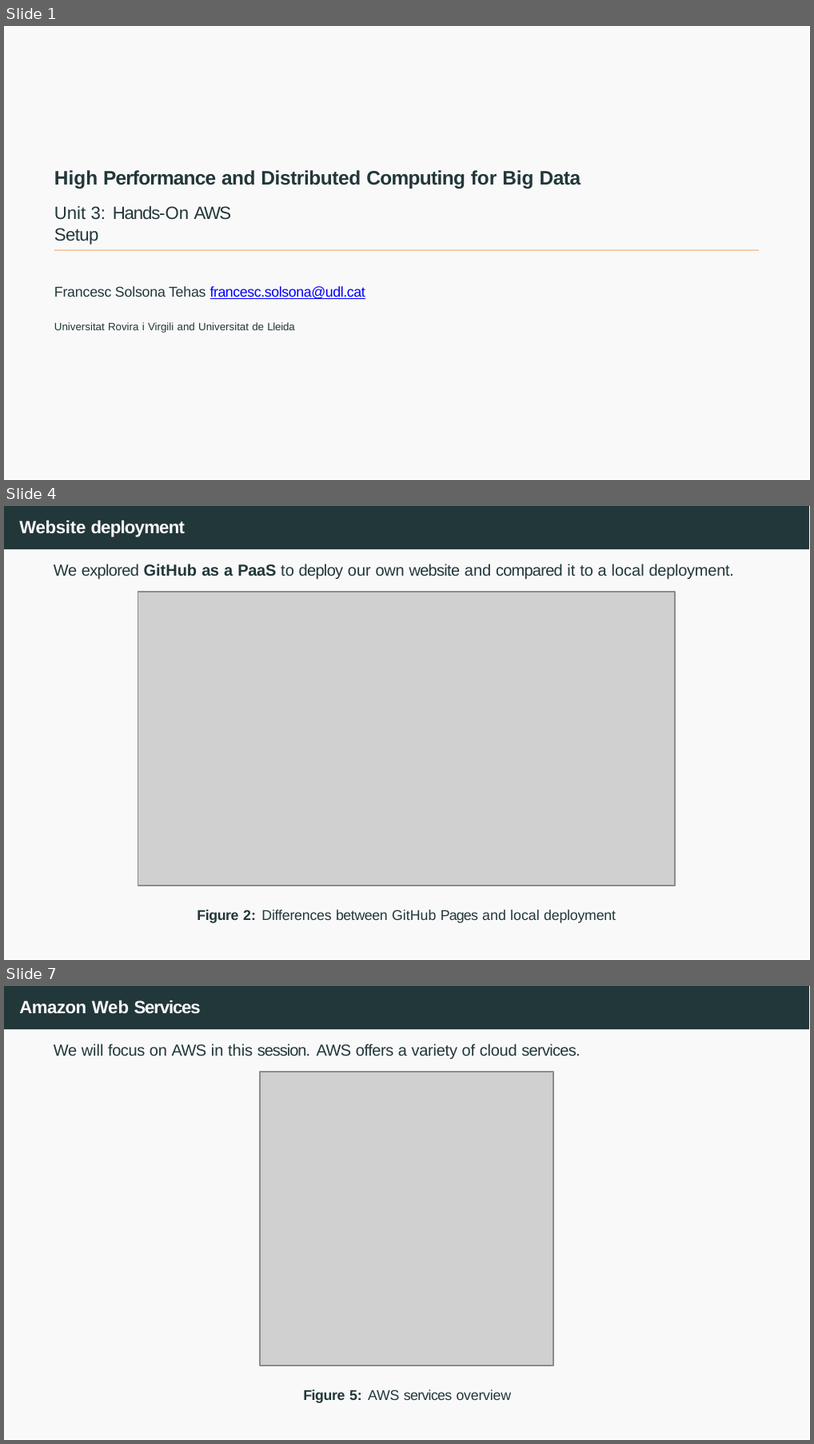
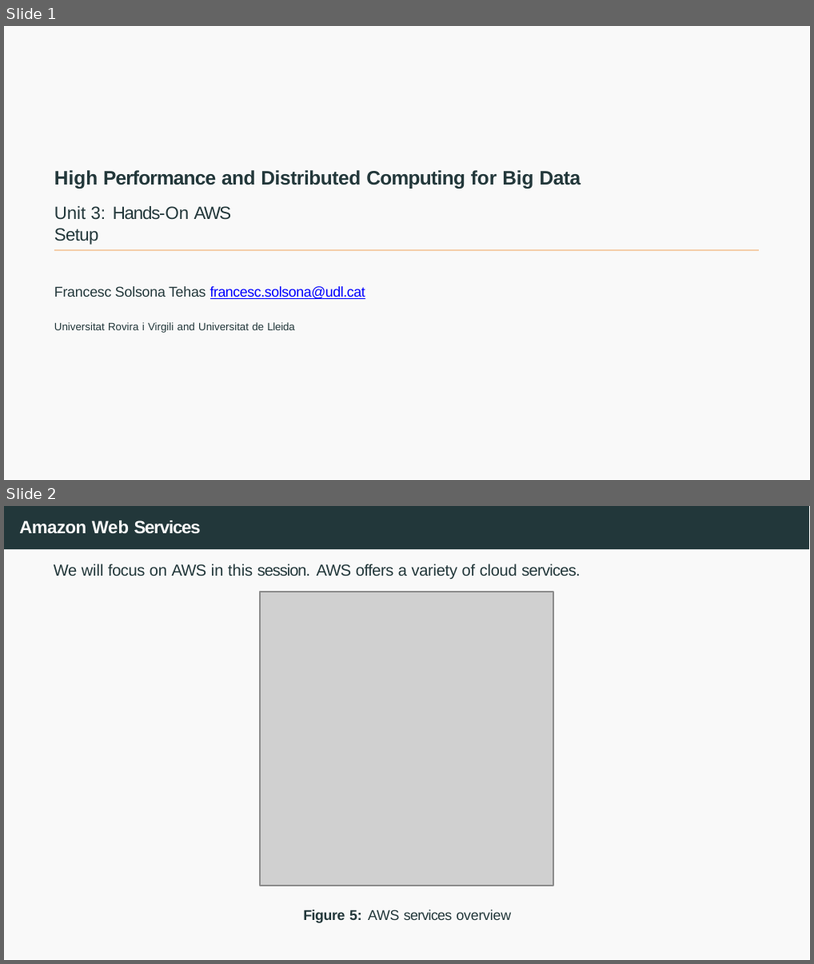
Before and after one commit to joanpaucm/HPDCB, a slide deck: src/slides/Session 3 - Introduction to AWS + EC2-2026.pptx. Shown one above the other, each under a label of ours: slides 1, 4 and 7 before the commit, slides 1 and 2 after it; the slides between them are not shown. The pictures are 814x1444 and 814x964 pixels, drawn with LibreOffice and Linux fonts; fonts in the diff are those of the drawing; grey boxes stand for pictures. Boxes give left, top, right and bottom in pixels: in the first picture for what was removed or moved away, otherwise in the second. Text is boxed around its words. In the diff, an @@ line names an element or a change of style, - is before the commit and + after.

```diff
--- a/src/slides/Session 3 - Introduction to AWS + EC2-2026.pptx
+++ b/src/slides/Session 3 - Introduction to AWS + EC2-2026.pptx
@@ slide 4 removed at (4, 506, 810, 960), background #FFFFFF; not listed: 2 template elements that a slide beside it also shows @@
@@ title removed at (19, 520, 185, 537) @@
-Website deployment
@@ text removed at (54, 564, 734, 579) @@
-We explored GitHub as a PaaS to deploy our own website and compared it to a local deployment.
@@ picture removed at (138, 592, 675, 885) @@
@@ text removed at (197, 909, 616, 923) @@
-Figure 2: Differences between GitHub Pages and local deployment
@@ what was slide 7 is now slide 2 @@
```
Also in this commit, not shown: 4 other slides removed, 3 other files.
